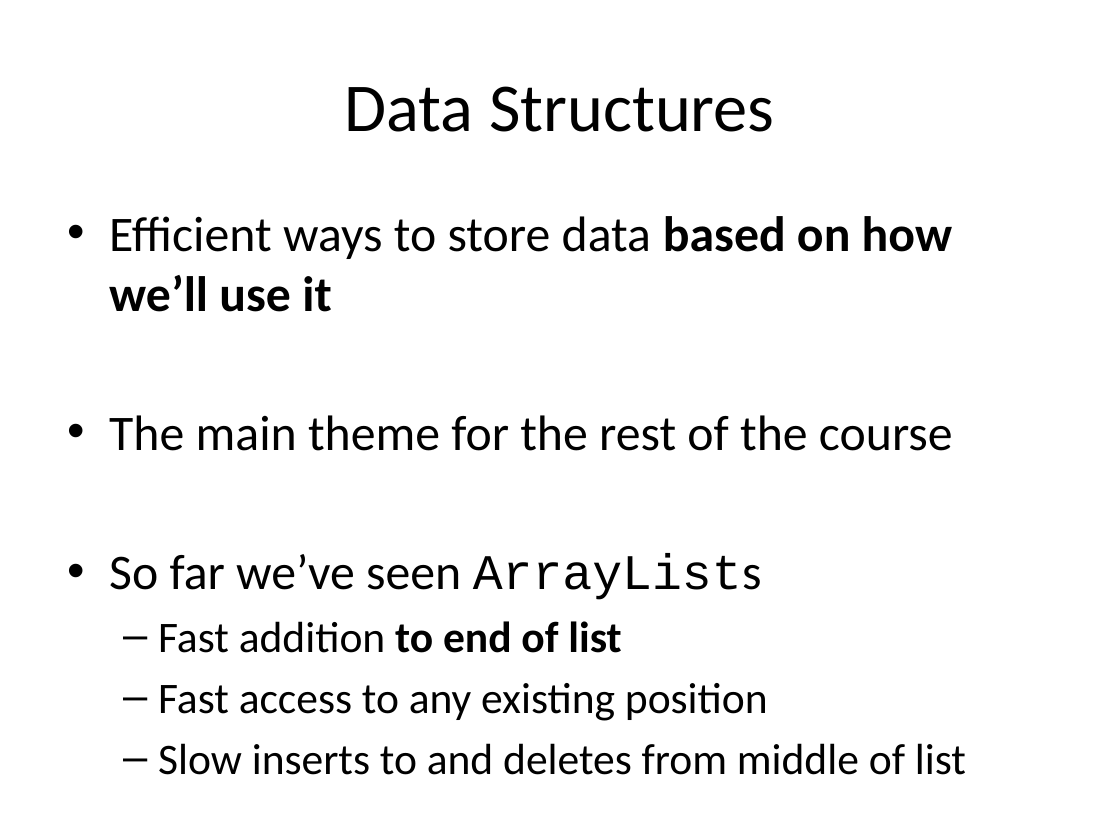
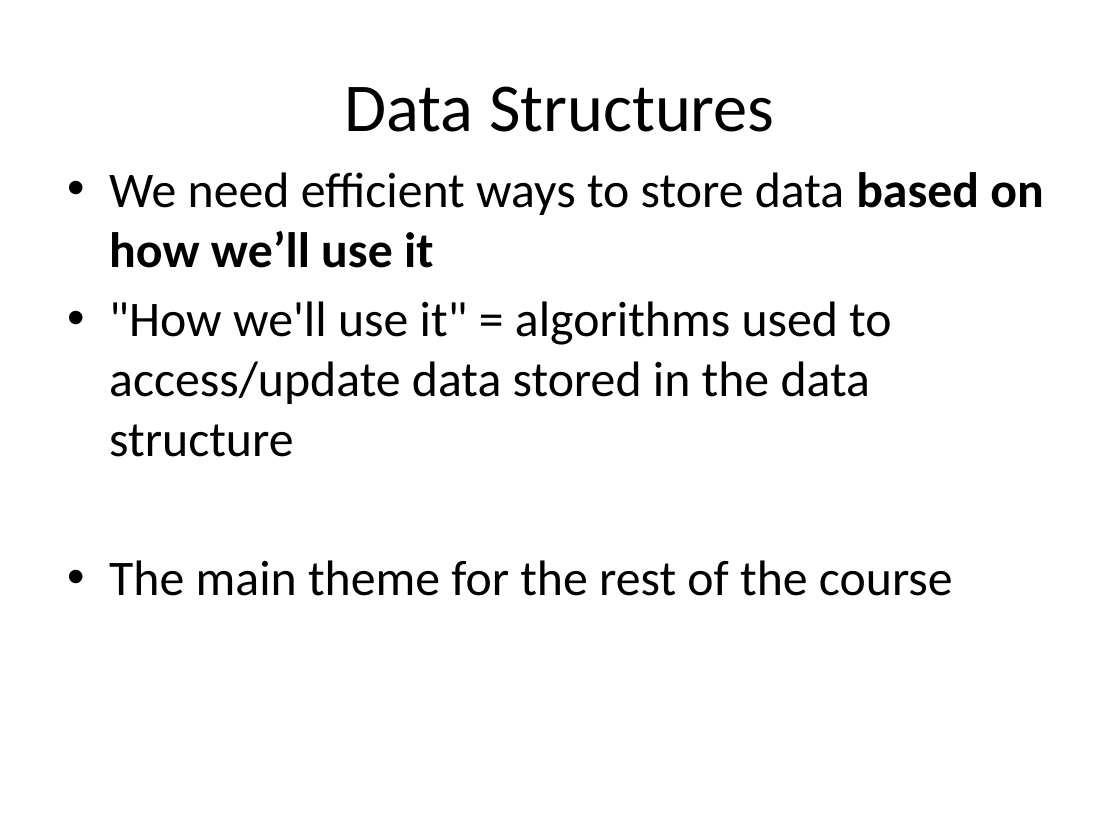
Before and after one commit to RHIT-CSSE/csse220, a slide deck: slide 22 of ClassMaterials/LinkedLists/Slides/LinkedLists.pptx (slide 18 before the commit). Drawn at 1120x840 pixels with LibreOffice and Linux fonts; fonts in the diff are those of the drawing. Boxes give left, top, right and bottom in pixels: in the first picture for what was removed or moved away, otherwise in the second. Text is boxed around its words. In the diff, an @@ line names an element or a change of style, - is before the commit and + after.

```diff
--- a/ClassMaterials/LinkedLists/Slides/LinkedLists.pptx
+++ b/ClassMaterials/LinkedLists/Slides/LinkedLists.pptx
@@ text "We need efficient ways to ...": place and size @@
-text "We need efficient ways to ..." at box(109, 216, 966, 775)
+text "We need efficient ways to ..." at box(109, 172, 1043, 596)
@@ text at box(109, 172, 1043, 457): text changed @@
-• Efficient ways to store data based on how we’ll use it
+• We need efficient ways to store data based on how we’ll use it
+• "How we'll use it" = algorithms used to access/update data stored in the data structure
@@ text at box(109, 554, 966, 775): paragraphs removed @@
-• So far we’ve seen ArrayLists
-  – Fast addition to end of list
-  – Fast access to any existing position
-  – Slow inserts to and deletes from middle of list
```
Also in this commit, not shown: 7 other slides changed, 9 slides added, 3 slides removed.
